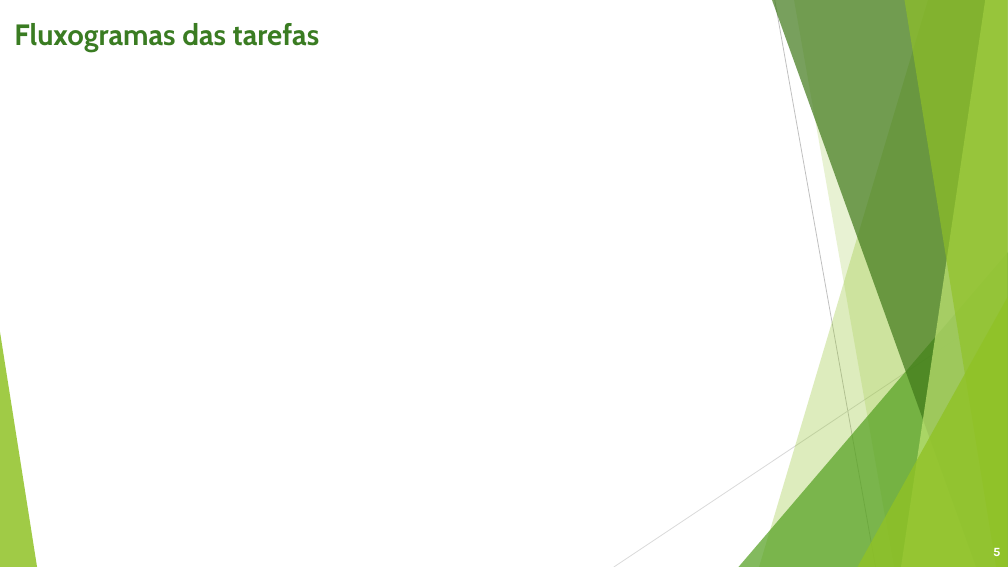
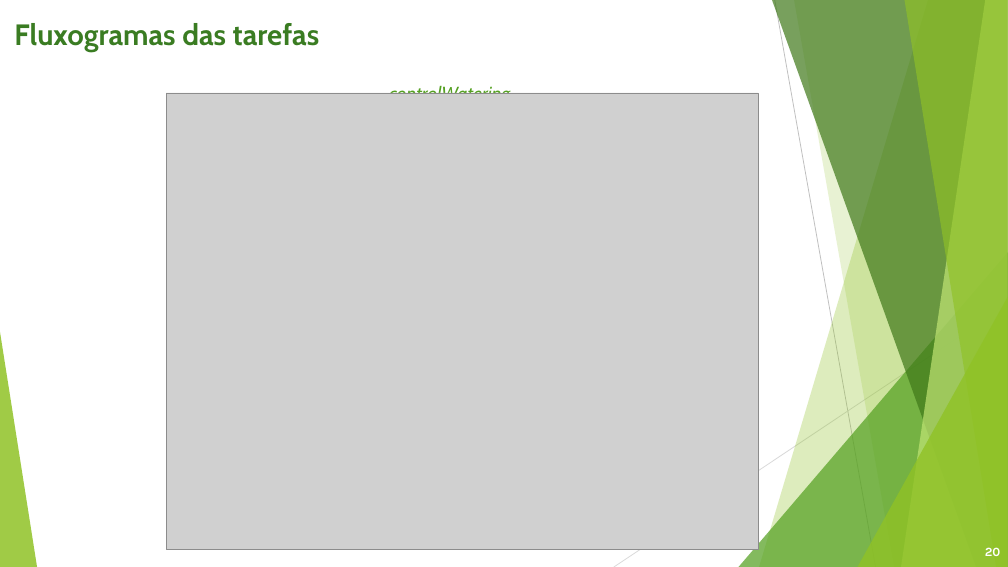
Before and after one commit to gabrielbrunheira/project-reggae, a slide deck: slide 20 of docs/IM420X - Projeto Reggae (Etapa 2).pptx (slide 5 before the commit). Drawn at 1008x567 pixels with LibreOffice and Linux fonts; fonts in the diff are those of the drawing; grey boxes stand for pictures. Boxes give left, top, right and bottom in pixels: in the first picture for what was removed or moved away, otherwise in the second. Text is boxed around its words. In the diff, an @@ line names an element or a change of style, - is before the commit and + after.

```diff
--- a/docs/IM420X - Projeto Reggae (Etapa 2).pptx
+++ b/docs/IM420X - Projeto Reggae (Etapa 2).pptx
@@ text added at bbox=[389, 84, 510, 94], 18 pt, text #54A021, italic @@
+controlWatering
@@ picture added at bbox=[166, 93, 758, 550] @@
@@ page number at bbox=[985, 547, 1001, 556]: text changed @@
-5
+20
```
Also in this commit, not shown: 4 other slides changed, 18 slides added, 14 slides removed, 4 other files.
